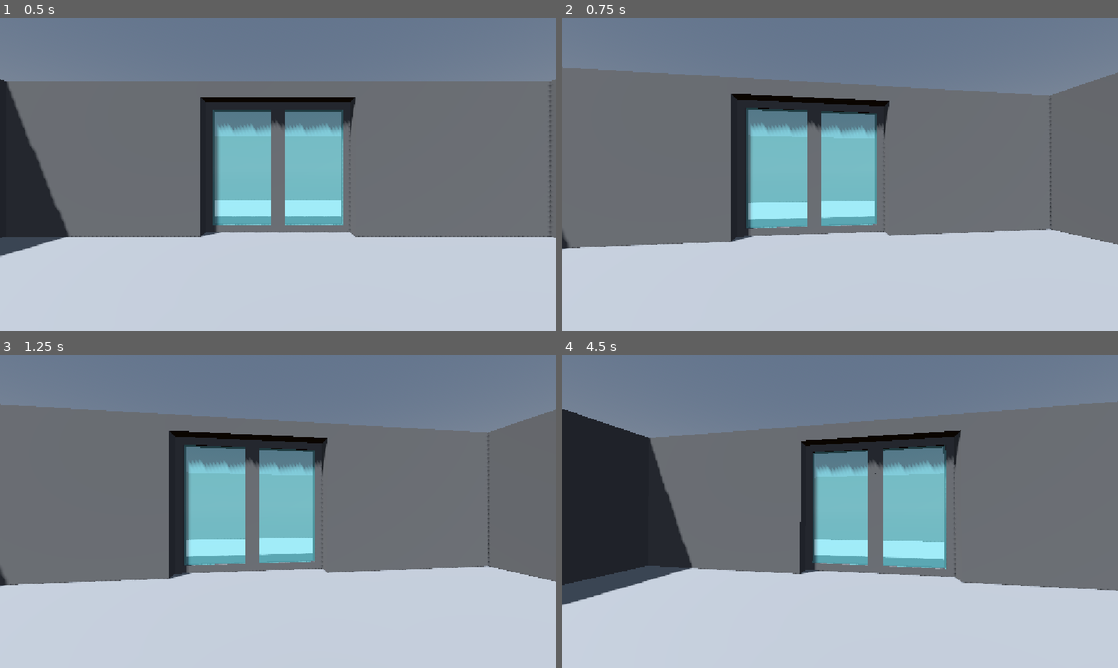
Above: before the commit, frames 1-4 (two rows, left to right).
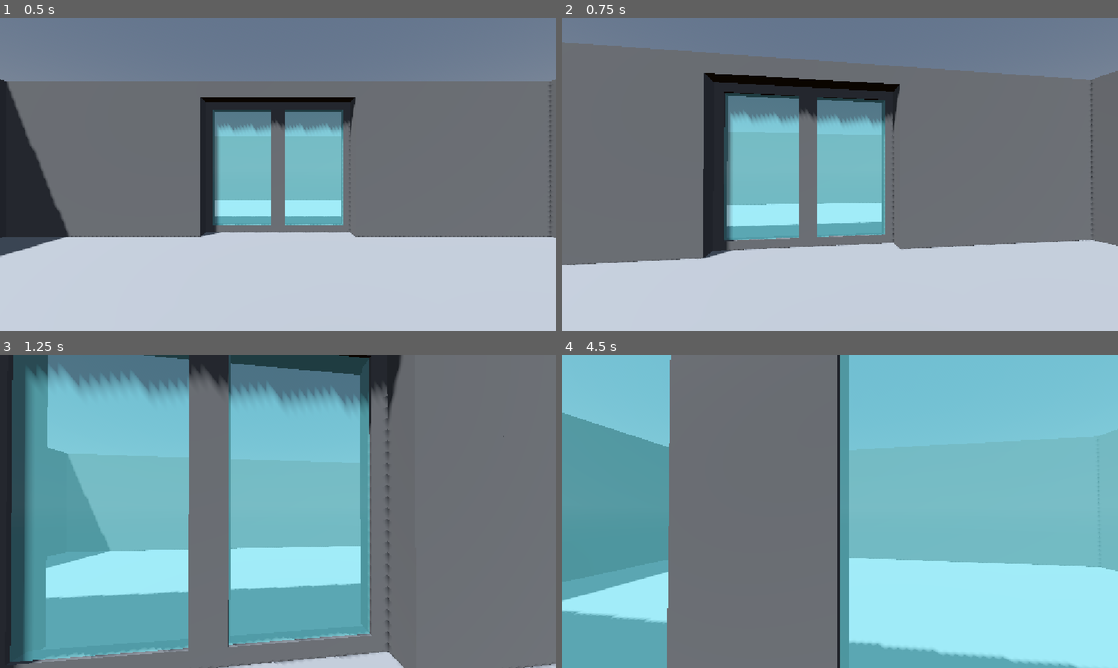
Above: after the commit, the same moments.

Repository: jepalmer2/godot-logic-nodes
Game: Godot game, scene res://addons/godot_logic_nodes/scenes/BenchmarkScene.tscn
Two runs of this game, one before a commit and one after it. Both use one fixed random seed, a clock stepped at 60 frames per second and the inputs below. Before the commit the project has no main scene; this scene is started directly in both runs.
Inputs (mouse positions are in pixels of both pictures, inside the frame that each line leads up to):
- Up to frame 1 (0.5 s): no input
- Up to frame 2 (0.75 s): tap Enter at 0.5 s; move the mouse to (867, 174) at 0.52 s; hold W (gln_move_forward, bound only after the commit) from 0.53 s (still down); tap E (gln_interact, bound only after the commit) at 0.6 s
- Up to frame 3 (1.25 s): keep holding W (gln_move_forward, bound only after the commit)
- Up to frame 4 (4.5 s): keep holding W (gln_move_forward, bound only after the commit); move the mouse to (812, 511) at 1.27 s; tap E (gln_interact, bound only after the commit) every 0.75 s from 1.35 to 4.35 s; tap Space at 2, 3.5 s; move the mouse to (851, 505) at 2.02 s; tap Enter at 2.75, 4.25 s; move the mouse to (834, 517) at 2.77 s; move the mouse to (878, 514) at 3.52 s; move the mouse to (795, 508) at 4.27 s

Frame 1 is identical in both runs. In frame 2, 21% of the frame differs, in the area x 0-100%, y 7-79%; in frame 3, 79%; in frame 4, 86%, in the area x 0-100%, y 0-100%.

Commit message:
Update project.godot

Diff:
--- a/project.godot
+++ b/project.godot
@@ -11,6 +11,7 @@
 [application]
 
 config/name="Godot Logic Nodes"
+run/main_scene="uid://bge4wsp8yngpv"
 config/features=PackedStringArray("4.7", "Forward Plus")
 config/icon="res://icon.svg"
 
@@ -25,29 +26,29 @@
 
 [input]
 
-interact={
-"deadzone": 0.2,
+gln_interact={
+"deadzone": 0.5,
 "events": [Object(InputEventKey,"resource_local_to_scene":false,"resource_name":"","device":16,"window_id":0,"alt_press …(190 unchanged characters)…
 ]
 }
-move_forward={
+gln_move_forward={
 "deadzone": 0.5,
-"events": [Object(InputEventKey,"resource_local_to_scene":false,"resource_name":"","device":-1,"window_id":0,"alt_pressed":false,"shift_pressed":false,"ctrl_pressed":false,"meta_pressed":false,"pressed":false,"keycode":87,"physical_keycode":0,"key_label":0,"unicode":0,"location":0,"echo":false,"script":null)
+"events": [Object(InputEventKey,"resource_local_to_scene":false,"resource_name":"","device":16,"window_id":0,"alt_pressed":false,"shift_pressed":false,"ctrl_pressed":false,"meta_pressed":false,"pressed":false,"keycode":0,"physical_keycode":87,"key_label":0,"unicode":0,"location":0,"echo":false,"script":null)
 ]
 }
-move_back={
+gln_move_back={
 "deadzone": 0.5,
-"events": [Object(InputEventKey,"resource_local_to_scene":false,"resource_name":"","device":-1,"window_id":0,"alt_pressed":false,"shift_pressed":false,"ctrl_pressed":false,"meta_pressed":false,"pressed":false,"keycode":83,"physical_keycode":0,"key_label":0,"unicode":0,"location":0,"echo":false,"script":null)
+"events": [Object(InputEventKey,"resource_local_to_scene":false,"resource_name":"","device":16,"window_id":0,"alt_pressed":false,"shift_pressed":false,"ctrl_pressed":false,"meta_pressed":false,"pressed":false,"keycode":0,"physical_keycode":83,"key_label":0,"unicode":0,"location":0,"echo":false,"script":null)
 ]
 }
-move_left={
+gln_move_left={
 "deadzone": 0.5,
-"events": [Object(InputEventKey,"resource_local_to_scene":false,"resource_name":"","device":-1,"window_id":0,"alt_pressed":false,"shift_pressed":false,"ctrl_pressed":false,"meta_pressed":false,"pressed":false,"keycode":65,"physical_keycode":0,"key_label":0,"unicode":0,"location":0,"echo":false,"script":null)
+"events": [Object(InputEventKey,"resource_local_to_scene":false,"resource_name":"","device":16,"window_id":0,"alt_pressed":false,"shift_pressed":false,"ctrl_pressed":false,"meta_pressed":false,"pressed":false,"keycode":0,"physical_keycode":65,"key_label":0,"unicode":0,"location":0,"echo":false,"script":null)
 ]
 }
-move_right={
+gln_move_right={
 "deadzone": 0.5,
-"events": [Object(InputEventKey,"resource_local_to_scene":false,"resource_name":"","device":-1,"window_id":0,"alt_pressed":false,"shift_pressed":false,"ctrl_pressed":false,"meta_pressed":false,"pressed":false,"keycode":68,"physical_keycode":0,"key_label":0,"unicode":0,"location":0,"echo":false,"script":null)
+"events": [Object(InputEventKey,"resource_local_to_scene":false,"resource_name":"","device":16,"window_id":0,"alt_pressed":false,"shift_pressed":false,"ctrl_pressed":false,"meta_pressed":false,"pressed":false,"keycode":0,"physical_keycode":68,"key_label":0,"unicode":0,"location":0,"echo":false,"script":null)
 ]
 }
 
